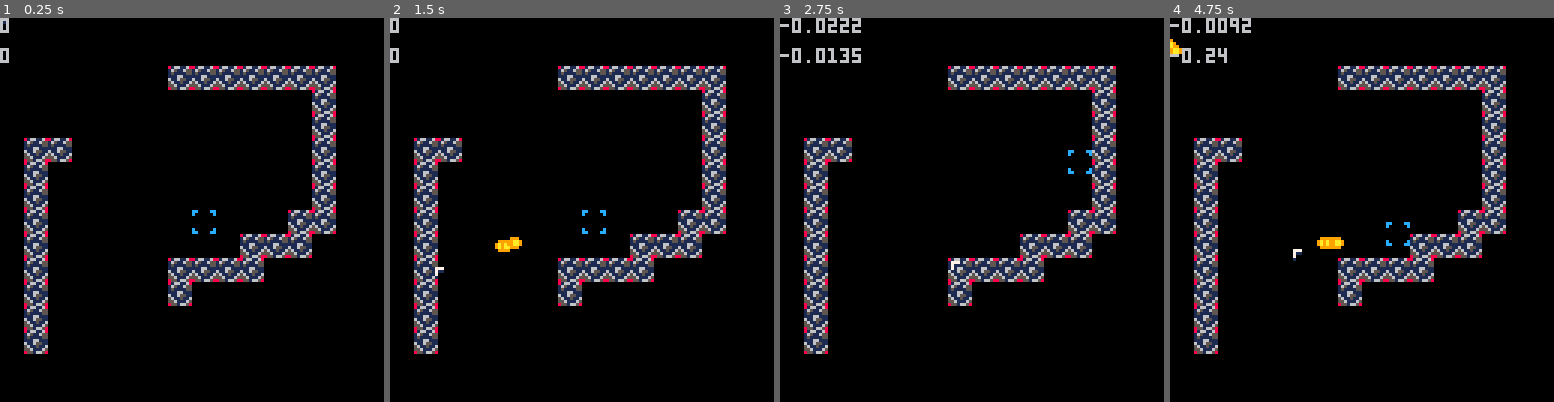
Above: before the commit, frames 1-4 (left to right).
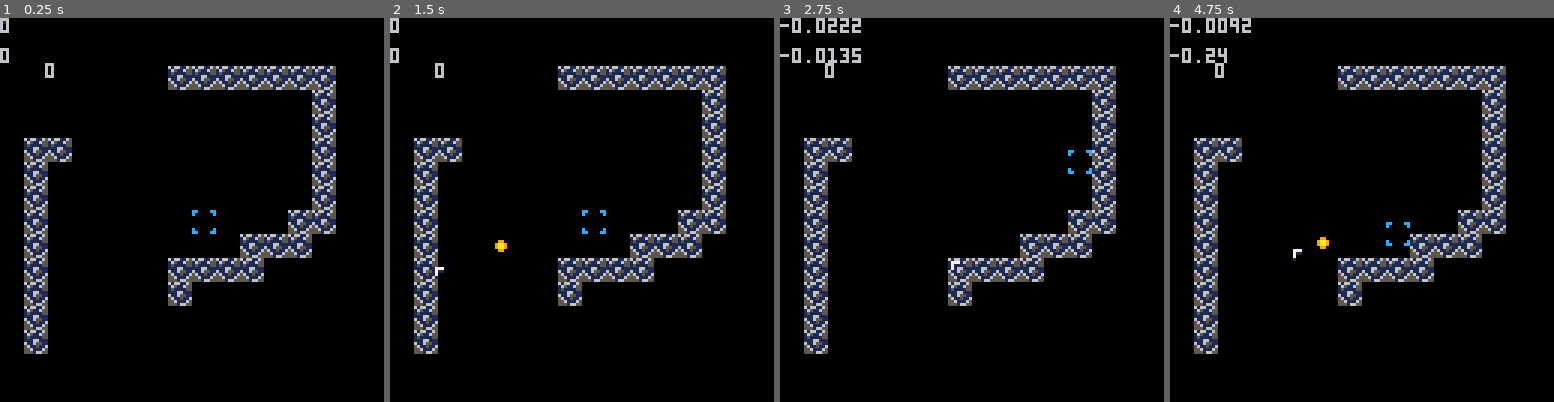
Above: after the commit, the same moments.

Repository: Yolwoocle/birds_with_guns
Game: PICO-8 cartridge zeldalike.p8
Same seed, same stepped clock (60 frames per second), same inputs: the game is played once before the commit and once after it.
Inputs (mouse positions are in pixels of both pictures, inside the frame that each line leads up to):
- Up to frame 1 (0.25 s): no input
- Up to frame 2 (1.5 s): click (670, 121) at 0.67 s; click (436, 267) at 1.22 s
- Up to frame 3 (2.75 s): hold Right 1.6-2.1 s; click (887, 114) at 1.77 s; hold Up 2.15-2.42 s; click (952, 259) at 2.32 s; hold Right from 2.47 s (still down)
- Up to frame 4 (4.75 s): click (1404, 106) at 2.87 s; release Right at 3.03 s; hold Left 3.08-3.58 s; click (1465, 256) at 3.42 s; hold Down 3.63-3.97 s; click (1231, 102) at 3.97 s; hold Right 4.02-4.68 s; click (1292, 248) at 4.52 s; hold Up from 4.73 s (still down)

The runs differ from the first frame. In frame 1, 0.9% of the frame differs, in the area x 6-88%, y 11-88%; in frame 2, 1.0%; in frame 3, 0.9%; in frame 4, 1.1%, in the area x 0-88%, y 5-88%.

Commit message:
temps de tire

Diff:
--- a/zeldalike.p8
+++ b/zeldalike.p8
@@ -28,6 +28,7 @@
 
 	print(players[1].dx, 0,0)
 	print(players[1].dy, 0,10)
+	print (timeur_bullet,15,15)
 end
 -->8
 --player
@@ -81,20 +82,27 @@
 --bullet
 function init_bullet()
 	bullet = {}
+	timeur_bullet = 0
 end
 
 function spawn_bullet(x,y,type_bullet,speed)
+if timeur_bullet == 0 then
  xy = get_traj(x,y,mouse_x,mouse_y)
  traj_x = xy.x*speed
  traj_y = xy.y*speed
 	add(bullet,{x=x,y=y,type_bullet=type_bullet,speed=speed,traj_x=traj_x,traj_y=traj_y})
 
+	if (type_bullet==1) timeur_bullet = 10
+end
 end
 
 function update_bullet()
+ if (timeur_bullet>0) timeur_bullet -= 1
+
 	for i in all(bullet) do
 		if is_solid(i.x+(i.traj_x*1.5)+4,i.y+4+(i.traj_y*1.5)) then
 		 del(bullet,i)
+
 	 end
 		i.x += i.traj_x
 		i.y += i.traj_y
@@ -173,14 +181,14 @@
 	end
 end
 __gfx__
-000000000000000077700000cc0000cc816611685500005500000000000000000000000000000000000000000000000000000000000000000000000000000000
+000000000000000077700000cc0000cc616611655500005500000000000000000000000000000000000000000000000000000000000000000000000000000000
 000000000000000071100000c000000c165116555000000500000000000000000000000000000000000000000000000000000000000000000000000000000000
 00700700000990007000000000000000151111550000000000000000000000000000000000000000000000000000000000000000000000000000000000000000
 00077000009aa9001000000000000000111661110000000000000000000000000000000000000000000000000000000000000000000000000000000000000000
 00077000009aa9000000000000000000611655110000000000000000000000000000000000000000000000000000000000000000000000000000000000000000
 00700700000990000000000000000000561151160000000000000000000000000000000000000000000000000000000000000000000000000000000000000000
 000000000000000000000000c000000c556111655000000500000000000000000000000000000000000000000000000000000000000000000000000000000000
-000000000000000000000000cc0000cc855166585500005500000000000000000000000000000000000000000000000000000000000000000000000000000000
+000000000000000000000000cc0000cc555166555500005500000000000000000000000000000000000000000000000000000000000000000000000000000000
 
 
 
@@ -315,21 +323,26 @@
 0000000001000000000000000000000000000000000000000000000000000000000000000000000000000000000000000000000000000000000000000000000000000000000000000000000000000000000000000000000000000000000000000000000000000000000000000000000000000000000000000000000000000000
 0000000000000000000000000000000000000000000000000000000000000000000000000000000000000000000000000000000000000000000000000000000000000000000000000000000000000000000000000000000000000000000000000000000000000000000000000000000000000000000000000000000000000000
 __map__
-0000000000000000000000000000000000000000040000000000000000000000000000000000000000000000000000000000000000000000000000000000000000000000000000000000000000000000000000000000000000000000000000000000000000000000000000000000000000000000000000000000000000000000
-0000000000000000000000000000000000000000040000000000000000000000000000000000000000000000000000000000000000000000000000000000000000000000000000000000000000000000000000000000000000000000000000000000000000000000000000000000000000000000000000000000000000000000
-0000000000000004040404040404000000000000040000000000000000000000000000000000000000000000000000000000000000000000000000000000000000000000000000000000000000000000000000000000000000000000000000000000000000000000000000000000000000000000000000000000000000000000
-0000000000000000000000000004000000000000040000000000000000000000000000000000000000000000000000000000000000000000000000000000000000000000000000000000000000000000000000000000000000000000000000000000000000000000000000000000000000000000000000000000000000000000
-0000000000000000000000000004000000000000040000000000000000000000000000000000000000000000000000000000000000000000000000000000000000000000000000000000000000000000000000000000000000000000000000000000000000000000000000000000000000000000000000000000000000000000
-0004040000000000000000000004000000000000040000000000000000000000000000000000000000000000000000000000000000000000000000000000000000000000000000000000000000000000000000000000000000000000000000000000000000000000000000000000000000000000000000000000000000000000
-0004000000000000000000000004000000000000040000000000000000000000000000000000000000000000000000000000000000000000000000000000000000000000000000000000000000000000000000000000000000000000000000000000000000000000000000000000000000000000000000000000000000000000
-0004000000000000000000000004000000000000040000000000000000000000000000000000000000000000000000000000000000000000000000000000000000000000000000000000000000000000000000000000000000000000000000000000000000000000000000000000000000000000000000000000000000000000
-0004000000000000000000000404000000000000040000000000000000000000000000000000000000000000000000000000000000000000000000000000000000000000000000000000000000000000000000000000000000000000000000000000000000000000000000000000000000000000000000000000000000000000
-0004000000000000000004040400000000000000040000000000000000000000000000000000000000000000000000000000000000000000000000000000000000000000000000000000000000000000000000000000000000000000000000000000000000000000000000000000000000000000000000000000000000000000
-0004000000000004040404000000000000000000040000000000000000000000000000000000000000000000000000000000000000000000000000000000000000000000000000000000000000000000000000000000000000000000000000000000000000000000000000000000000000000000000000000000000000000000
-0004000000000004000000000000000000000000040000000000000000000000000000000000000000000000000000000000000000000000000000000000000000000000000000000000000000000000000000000000000000000000000000000000000000000000000000000000000000000000000000000000000000000000
-0004000000000000000000000000000000000000040000000000000000000000000000000000000000000000000000000000000000000000000000000000000000000000000000000000000000000000000000000000000000000000000000000000000000000000000000000000000000000000000000000000000000000000
-0004000000000000000000000000000000000000040000000000000000000000000000000000000000000000000000000000000000000000000000000000000000000000000000000000000000000000000000000000000000000000000000000000000000000000000000000000000000000000000000000000000000000000
-0000000000000000000000000000000000000000040000000000000000000000000000000000000000000000000000000000000000000000000000000000000000000000000000000000000000000000000000000000000000000000000000000000000000000000000000000000000000000000000000000000000000000000
-0000000000000000000000000000000000000000040000000000000000000000000000000000000000000000000000000000000000000000000000000000000000000000000000000000000000000000000000000000000000000000000000000000000000000000000000000000000000000000000000000000000000000000
-0000000000000000040404040404040404040000040000000000000000000000000000000000000000000000000000000000000000000000000000000000000000000000000000000000000000000000000000000000000000000000000000000000000000000000000000000000000000000000000000000000000000000000
-0000000000000000000000000000000000040404040000000000000000000000000000000000000000000000000000000000000000000000000000000000000000000000000000000000000000000000000000000000000000000000000000000000000000000000000000000000000000000000000000000000000000000000
+0000000000000000000000000000000000000000040000000000040000000000000000000000000000000000000000000000000000000000000000000000000000000000000000000000000000000000000000000000000000000000000000000000000000000000000000000000000000000000000000000000000000000000
+0000000000000000000000000000000000000000040000000000040000000000000000000000000000000000000000000000000000000000000000000000000000000000000000000000000000000000000000000000000000000000000000000000000000000000000000000000000000000000000000000000000000000000
+0000000000000004040404040404000000000000040000000000040000000000000000000000000000000000000000000000000000000000000000000000000000000000000000000000000000000000000000000000000000000000000000000000000000000000000000000000000000000000000000000000000000000000
+0000000000000000000000000004000000000000040000000000040000000000000000000000000000000000000000000000000000000000000000000000000000000000000000000000000000000000000000000000000000000000000000000000000000000000000000000000000000000000000000000000000000000000
+0000000000000000000000000004000000000000040000000000040000000000000000000000000000000000000000000000000000000000000000000000000000000000000000000000000000000000000000000000000000000000000000000000000000000000000000000000000000000000000000000000000000000000
+0004040000000000000000000004000000000000040000000000040000000000000000000000000000000000000000000000000000000000000000000000000000000000000000000000000000000000000000000000000000000000000000000000000000000000000000000000000000000000000000000000000000000000
+0004000000000000000000000004000000000000040000000000040000000000000000000000000000000000000000000000000000000000000000000000000000000000000000000000000000000000000000000000000000000000000000000000000000000000000000000000000000000000000000000000000000000000
+0004000000000000000000000004000000000000040000000000040000000000000000000000000000000000000000000000000000000000000000000000000000000000000000000000000000000000000000000000000000000000000000000000000000000000000000000000000000000000000000000000000000000000
+0004000000000000000000000404000000000000040000000000040000000000000000000000000000000000000000000000000000000000000000000000000000000000000000000000000000000000000000000000000000000000000000000000000000000000000000000000000000000000000000000000000000000000
+0004000000000000000004040400000000000000040000000000040000000000000000000000000000000000000000000000000000000000000000000000000000000000000000000000000000000000000000000000000000000000000000000000000000000000000000000000000000000000000000000000000000000000
+0004000000000004040404000000000000000000040000000004040000000000000000000000000000000000000000000000000000000000000000000000000000000000000000000000000000000000000000000000000000000000000000000000000000000000000000000000000000000000000000000000000000000000
+0004000000000004000000000000000000000000040000000004000000000000000000000000000000000000000000000000000000000000000000000000000000000000000000000000000000000000000000000000000000000000000000000000000000000000000000000000000000000000000000000000000000000000
+0004000000000000000000000000000000000000040000000004000000000000000000000000000000000000000000000000000000000000000000000000000000000000000000000000000000000000000000000000000000000000000000000000000000000000000000000000000000000000000000000000000000000000
+0004000000000000000000000000000000000000040000000004000000000000000000000000000000000000000000000000000000000000000000000000000000000000000000000000000000000000000000000000000000000000000000000000000000000000000000000000000000000000000000000000000000000000
+0000000000000000000000000000000000000000040000000004000000000000000000000000000000000000000000000000000000000000000000000000000000000000000000000000000000000000000000000000000000000000000000000000000000000000000000000000000000000000000000000000000000000000
+0000000000000000000000000000000000000000040000000004000000000000000000000000000000000000000000000000000000000000000000000000000000000000000000000000000000000000000000000000000000000000000000000000000000000000000000000000000000000000000000000000000000000000
+0000000000000000040404040404040404040000040000000004000000000000000000000000000000000000000000000000000000000000000000000000000000000000000000000000000000000000000000000000000000000000000000000000000000000000000000000000000000000000000000000000000000000000
+0000000000000000000000000000000000040404040000000004000000000000000000000000000000000000000000000000000000000000000000000000000000000000000000000000000000000000000000000000000000000000000000000000000000000000000000000000000000000000000000000000000000000000
+0000000000000000000000000000000000000000000000000004000000000000000000000000000000000000000000000000000000000000000000000000000000000000000000000000000000000000000000000000000000000000000000000000000000000000000000000000000000000000000000000000000000000000
+0000000000000000000000000000000000000000000000000004000000000000000000000000000000000000000000000000000000000000000000000000000000000000000000000000000000000000000000000000000000000000000000000000000000000000000000000000000000000000000000000000000000000000
+0000000000000000000000000000000000000000000000000004000000000000000000000000000000000000000000000000000000000000000000000000000000000000000000000000000000000000000000000000000000000000000000000000000000000000000000000000000000000000000000000000000000000000
+0000000000000000000000000000000000000000000004040404000000000000000000000000000000000000000000000000000000000000000000000000000000000000000000000000000000000000000000000000000000000000000000000000000000000000000000000000000000000000000000000000000000000000
+0404040404040404040404040404040404040404040400000000000000000000000000000000000000000000000000000000000000000000000000000000000000000000000000000000000000000000000000000000000000000000000000000000000000000000000000000000000000000000000000000000000000000000
